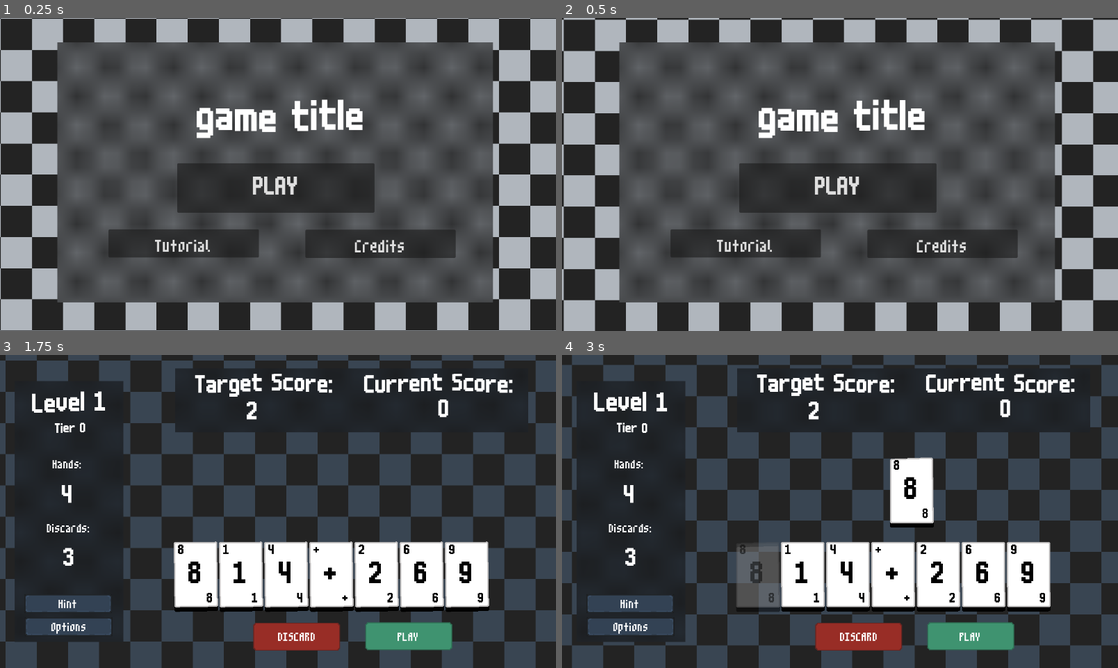
Above: before the commit, frames 1-4 (two rows, left to right).
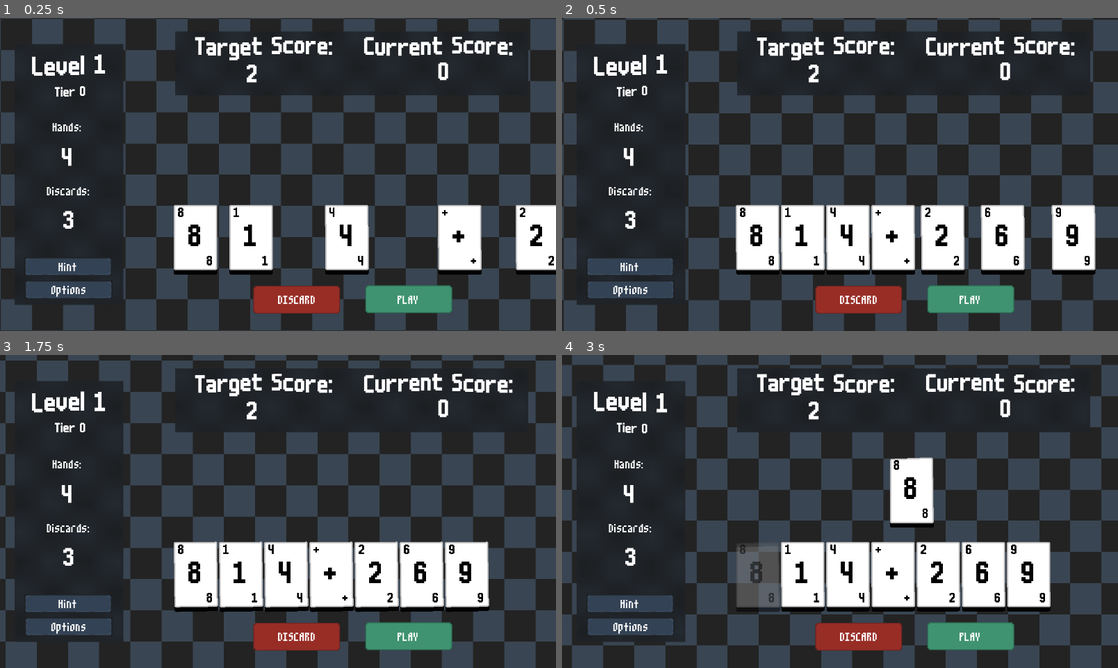
Above: after the commit, the same moments.

Repository: hd2802/stack-demon
Game: Godot game, scene res://_Scenes/LevelRunner/level_runner.tscn
Same seed, same stepped clock (60 frames per second), same inputs: the game is played once before the commit and once after it. Before the commit the project starts from res://_Scenes/MainMenu/main_menu.tscn.
Inputs (mouse positions are in pixels of both pictures, inside the frame that each line leads up to):
- Up to frame 1 (0.25 s): no input
- Up to frame 2 (0.5 s): no input
- Up to frame 3 (1.75 s): click "PLAY" at 0.5 s; click "PLAY" at 1.25 s
- Up to frame 4 (3 s): click "PLAY" at 2 s; click (756, 574) at 2.75 s

The runs differ from the first frame. In frame 1, 71% of the frame differs, in the area x 0-100%, y 0-100%; in frame 2, 73%; in frame 3, 0.4%; in frame 4, 0.4%.

Commit message:
fix: game over signal

Diff:
--- a/_Scenes/Level/level.tscn
+++ b/_Scenes/Level/level.tscn
@@ -252,8 +252,6 @@
 horizontal_alignment = 1
 vertical_alignment = 1
 
-[connection signal="hand_discarded" from="PlayArea" to="." method="_on_play_area_hand_discarded"]
-[connection signal="hand_played" from="PlayArea" to="." method="_on_play_area_hand_played"]
 [connection signal="scored" from="PlayArea" to="." method="_on_play_area_scored"]
 [connection signal="pressed" from="PlayCardButton" to="PlayArea" method="_on_play_card_button_pressed"]
 [connection signal="pressed" from="DiscardButton" to="PlayArea" method="_on_discard_button_pressed"]
--- a/_Scripts/Level/GameLogic/play_area.gd
+++ b/_Scripts/Level/GameLogic/play_area.gd
@@ -16,7 +16,6 @@
 
 const HAND_SIZE = 7
 
-signal hand_played()
 signal hand_discarded()
 signal scored(sc : int)
 
@@ -123,7 +122,6 @@
 	if !selected_cards:
 		pass
 	else:
-		hand_played.emit()
 		var score = calculator._on_hand_played(selected_cards)
 
 		scored.emit(score)
--- a/_Scripts/Level/Level/level.gd
+++ b/_Scripts/Level/Level/level.gd
@@ -57,21 +57,33 @@
 
 	discard_button = self.get_node("DiscardButton")
 
-func _on_play_area_hand_played() -> void:
-	current_hands -= 1
-	hands.text = str(current_hands)
-
 func _on_play_area_scored(sc: int) -> void:
 	current_score += sc
 	score.text = str(current_score)
 
-	if current_hands <= 0 and current_score < target:
+	current_hands -= 1
+	hands.text = str(current_hands)
+
+	if current_hands == 0:
+		if current_score >= target:
+			await get_tree().create_timer(1.25).timeout
+			print("complete")
+			level_complete.emit()
+		else:
+			await get_tree().create_timer(1.25).timeout
+			print("game over")
+			game_over.emit()
+	elif current_hands > 0:
+		if current_score >= target:
+			await get_tree().create_timer(1.25).timeout
+			level_complete.emit()
+			print("complete")
+		else:
+			pass
+	else:
+		await get_tree().create_timer(1.25).timeout
 		game_over.emit()
-	elif current_score >= target:
-		await get_tree().create_timer(1.25).timeout
-		level_complete.emit()
-	else:
-		pass
+		print("game over")
 
 func _on_play_area_hand_discarded() -> void:
 	current_discards -= 1
--- a/_Scripts/LevelManager/level_manager.gd
+++ b/_Scripts/LevelManager/level_manager.gd
@@ -41,12 +41,14 @@
 	# only after the level transition is over do we want to load in the next level
 	get_tree().paused = true
 	var transition_scene
+
 	if current_tier == 2:
 		transition_scene = load("res://_Scenes/Transitions/Level/level_transition.tscn").instantiate()
 		transition_scene.level_next.connect(_load_transition)
 	else:
 		transition_scene = load("res://_Scenes/Transitions/Tier/tier_transition.tscn").instantiate()
 		transition_scene.next.connect(_load_next_level)
+
 	self.add_child(transition_scene)
 	#_load_next_level()
 
--- a/_Scripts/MainMenu/main_menu.gd
+++ b/_Scripts/MainMenu/main_menu.gd
@@ -1,5 +1,6 @@
 extends Control
 class_name MainMenu
+
 
 func _ready() -> void:
 	_GameManager.game_loop = false
@@ -11,6 +12,5 @@
 func _on_tutorial_button_pressed() -> void:
 	pass # Replace with function body.
 
-
 func _on_credits_button_pressed() -> void:
 	pass # Replace with function body.
--- a/_Scripts/Transitions/Level/level_transition.gd
+++ b/_Scripts/Transitions/Level/level_transition.gd
@@ -1,5 +1,7 @@
 extends Control
-class_name GameOver
+class_name LevelTransition
+
+signal level_next()
 
 func _on_continue_button_pressed() -> void:
-	pass
+	level_next.emit()
--- a/project.godot
+++ b/project.godot
@@ -11,7 +11,7 @@
 [application]
 
 config/name="game"
-run/main_scene="uid://dy5qf2y0n4ics"
+run/main_scene="uid://ciga2fd0nakw1"
 config/features=PackedStringArray("4.4", "GL Compatibility")
 config/icon="uid://bnbdvmpdjbg8w"
 
